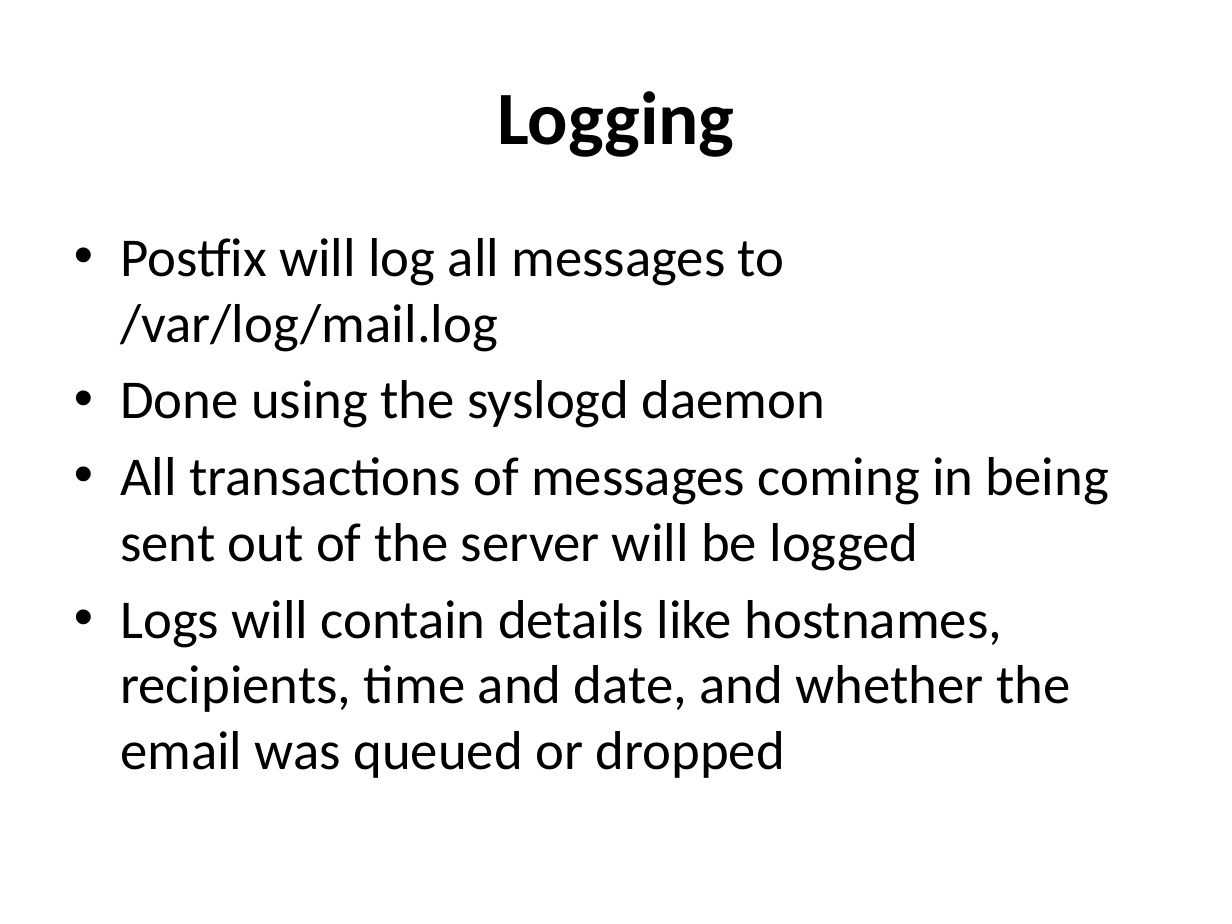
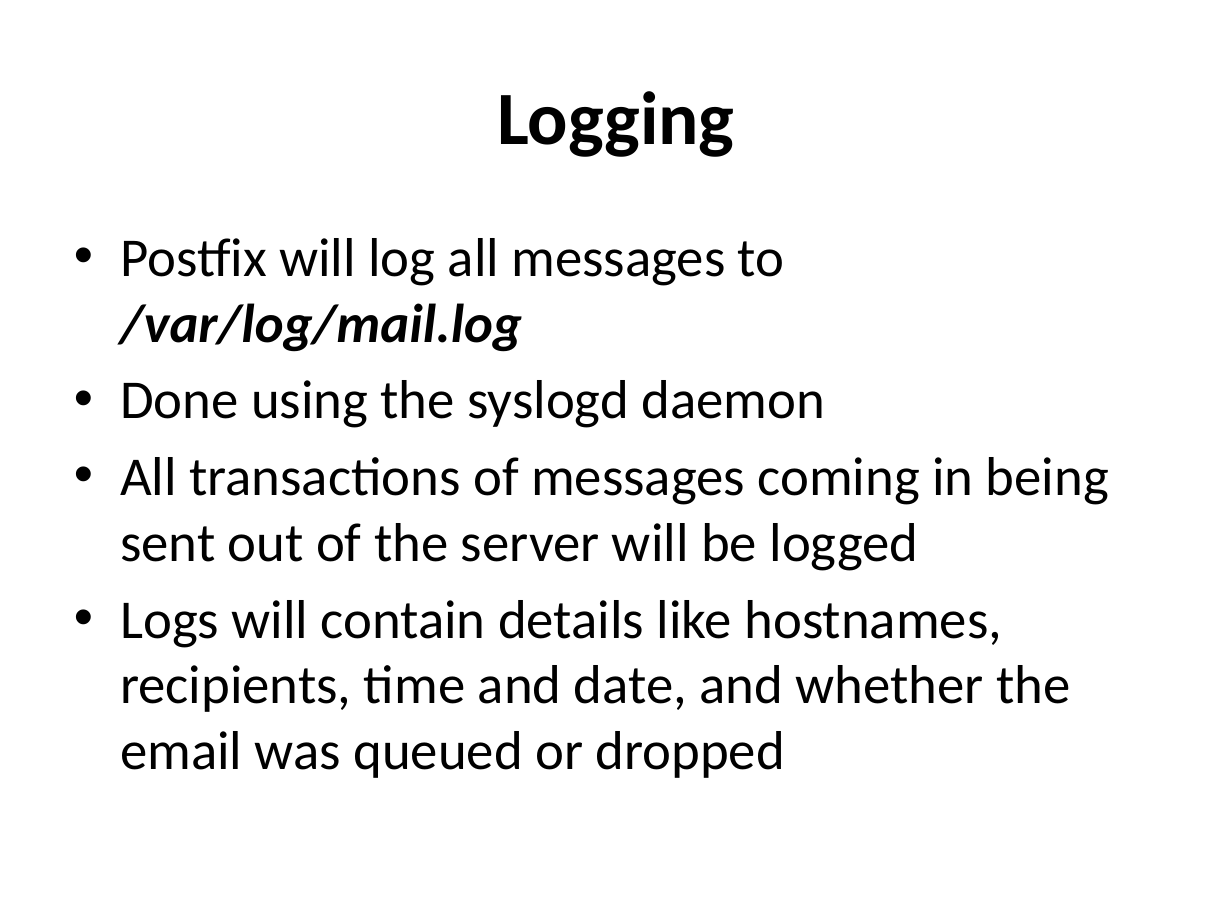
Before and after one commit to afnog/sse, a slide deck: slide 15 of postfix/postfix-mailgateway-debian.pptx (slide 26 before the commit). Drawn at 1232x924 pixels with LibreOffice and Linux fonts; fonts in the diff are those of the drawing. Boxes give left, top, right and bottom in pixels: in the first picture for what was removed or moved away, otherwise in the second. Text is boxed around its words. In the diff, an @@ line names an element or a change of style, - is before the commit and + after.

```diff
--- a/postfix/postfix-mailgateway-debian.pptx
+++ b/postfix/postfix-mailgateway-debian.pptx
@@ text at (x1=120, y1=238, x2=785, y2=352): bold on, italic on in "/var/log/mail.log" @@
```
Also in this commit, not shown: 9 other slides changed, 8 slides added, 3 slides removed.
